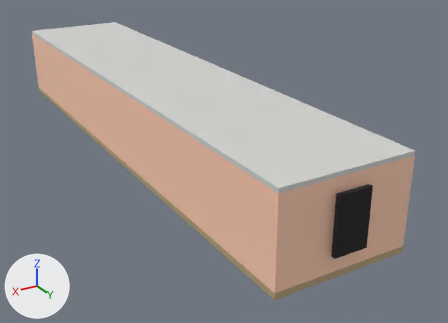
The glTF model docs/renders/rdwe_greybox/glb/rdwe_tilted_hall.glb as it was, and as the next commit left it.
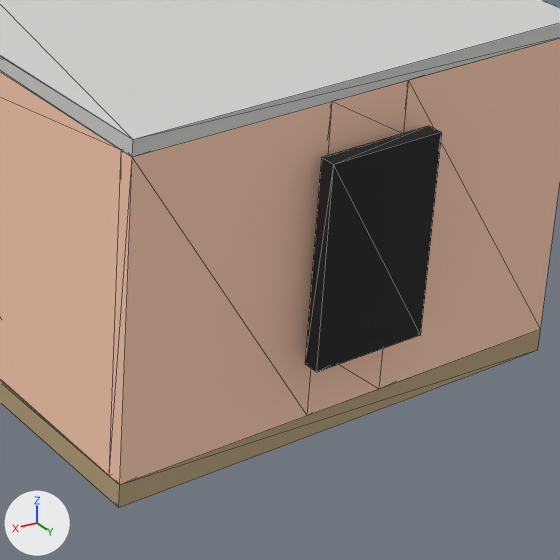
Each version appears first whole from a 50 mm camera at (14.4, 30.3, 13.2) aimed at (-2.2, 2.6, -0.7), and next in a close-up on the part from 53% to 91% of the width and 45% to 98% of the height. Every picture has the same lights, and +X, +Y and +Z are marked at lower left. The last two pictures show the newer version. The close-ups show mesh edges as thin lines.

Script lines for the objects in view, before the commit:
```python
me_gb_cube_peach = bpy.data.meshes.new('GB_cube_peach')
me_gb_cube_peach.from_pydata(...)  # a box spanning x 0.0..1.0, y 0.0..1.0, z 0.0..1.0
me_gb_cube_peach.materials.append(mat_gb_peach)  # beige #ffceb3
me_gb_cube_void = bpy.data.meshes.new('GB_cube_void')
me_gb_cube_void.from_pydata(...)  # a box spanning x 0.0..1.0, y 0.0..1.0, z 0.0..1.0
me_gb_cube_void.materials.append(mat_gb_void)  # black #0d0d12
ob_beyond_end = bpy.data.objects.new('Beyond_end', me_gb_cube_void)
ob_beyond_end.location = (-0.78, 15.35, 0.85)
ob_beyond_end.scale = (1.56, 0.2, 2.6)
ob_room_wall_n_1 = bpy.data.objects.new('Room_Wall_N_1', me_gb_cube_peach)
ob_room_wall_n_1.location = (-3.2, 15.0, 0.0)
ob_room_wall_n_1.scale = (2.65, 0.2, 4.0)
ob_room_wall_n_2 = bpy.data.objects.new('Room_Wall_N_2', me_gb_cube_peach)
ob_room_wall_n_2.location = (-0.55, 15.0, 0.0)
ob_room_wall_n_2.scale = (1.1, 0.2, 0.9)
ob_room_wall_n_4 = bpy.data.objects.new('Room_Wall_N_4', me_gb_cube_peach)
ob_room_wall_n_4.location = (0.55, 15.0, 0.0)
ob_room_wall_n_4.scale = (2.65, 0.2, 4.0)
# also in view: 'Room_Wall_N_3' at (0.0, 15.1, 3.7); 'Room_Floor' at (0.0, 0.0, -0.2); 'Room_Wall_E_1' at (3.1, 0.0, 2.0); 'Room_Ceiling' at (0.0, 0.0, 4.1)
```
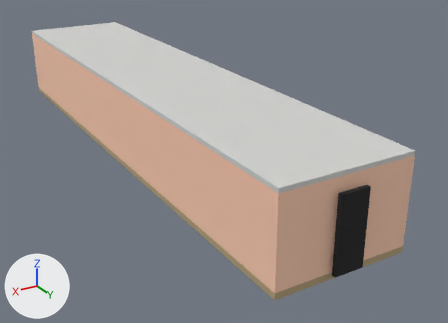
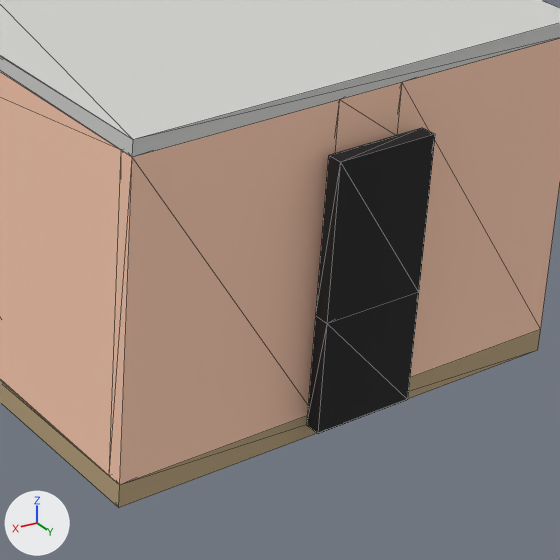
Pixel boxes (x1, y1, x2, y2) of what changed, in the close-ups (560 x 560 px):
'Room_Wall_N_4', moved, rescaled: before (109, 102, 332, 485); after (109, 100, 339, 485)
'Room_Wall_N_1', rescaled: before (379, 38, 560, 389); after (397, 38, 560, 378)
'Beyond_end', moved, rescaled (13% narrower, 20% shorter): before (305, 126, 442, 372); after (316, 128, 435, 324)
'Beyond_end_Foot', added (black): after (307, 292, 419, 434)
'Room_Wall_N_2', unchanged, covered by the edit: before (307, 349, 383, 416)

Patch to the scene script:
```diff
--- a/docs/renders/rdwe_greybox/glb/rdwe_tilted_hall.glb.py
+++ b/docs/renders/rdwe_greybox/glb/rdwe_tilted_hall.glb.py
@@ ob_beyond_end @@
 ob_beyond_end = bpy.data.objects.new('Beyond_end', me_gb_cube_void)
-ob_beyond_end.location = (-0.78, 15.35, 0.85)
-ob_beyond_end.scale = (1.56, 0.2, 2.6)
+ob_beyond_end.location = (-0.68, 15.35, 1.45)
+ob_beyond_end.scale = (1.36, 0.2, 2.0)
@@ ob_room_wall_n_1 @@
 ob_room_wall_n_1.location = (-3.2, 15.0, 0.0)
-ob_room_wall_n_1.scale = (2.65, 0.2, 4.0)
+ob_room_wall_n_1.scale = (2.75, 0.2, 4.0)
@@ ob_room_wall_n_4 @@
 ob_room_wall_n_4 = bpy.data.objects.new('Room_Wall_N_4', me_gb_cube_peach)
-ob_room_wall_n_4.location = (0.55, 15.0, 0.0)
-ob_room_wall_n_4.scale = (2.65, 0.2, 4.0)
+ob_room_wall_n_4.location = (0.45, 15.0, 0.0)
+ob_room_wall_n_4.scale = (2.75, 0.2, 4.0)
@@ ob_beyond_end_foot @@
+ob_beyond_end_foot = bpy.data.objects.new('Beyond_end_Foot', me_gb_cube_void)
+ob_beyond_end_foot.location = (-0.68, 15.35, 0.0)
+ob_beyond_end_foot.scale = (1.36, 0.2, 1.45)
```
